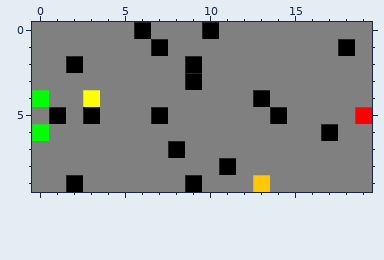
Pixel-art sprite: CPS-Projet/saved.png. The picture above was drawn from the file before the commit.
The file is 400x200 pixels, drawn in blocks of 20x20; one block is one cell here.
The same view after the edit:
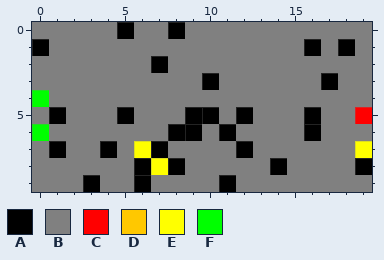
Palette (. is transparent): A #000000  B #808080  C #ff0000  D #ffc800  E #ffff00  F #00ff00
From old to new:
y 0: x 5..6 BA -> AB; x 8 B -> A; x 10 A -> B
y 1: x 0 B -> A; x 7 A -> B; x 16 B -> A
y 2: x 2 A -> B; x 7 B -> A; x 9 A -> B
y 3: x 9..10 AB -> BA; x 17 B -> A
y 4: x 3 E -> B; x 13 A -> B
y 5: x 3 A -> B; x 5 B -> A; x 7 A -> B; x 9..10 BB -> AA; x 12 B -> A; x 14 A -> B; x 16 B -> A
y 6: x 8..9 BB -> AA; x 11 B -> A; x 16..17 BA -> AB
y 7: x 1 B -> A; x 4 B -> A; x 6..8 BBA -> EAB; x 12 B -> A; x 19 B -> E
y 8: x 6..8 BBB -> AEA; x 11 A -> B; x 14 B -> A; x 19 B -> A
y 9: x 2..3 AB -> BA; x 6 B -> A; x 9 A -> B; x 11 B -> A; x 13 D -> B
Boxes around the changes in both pictures, in picture pixels (x1, y1, x2, y2):
changed: (32, 22, 372, 192)
